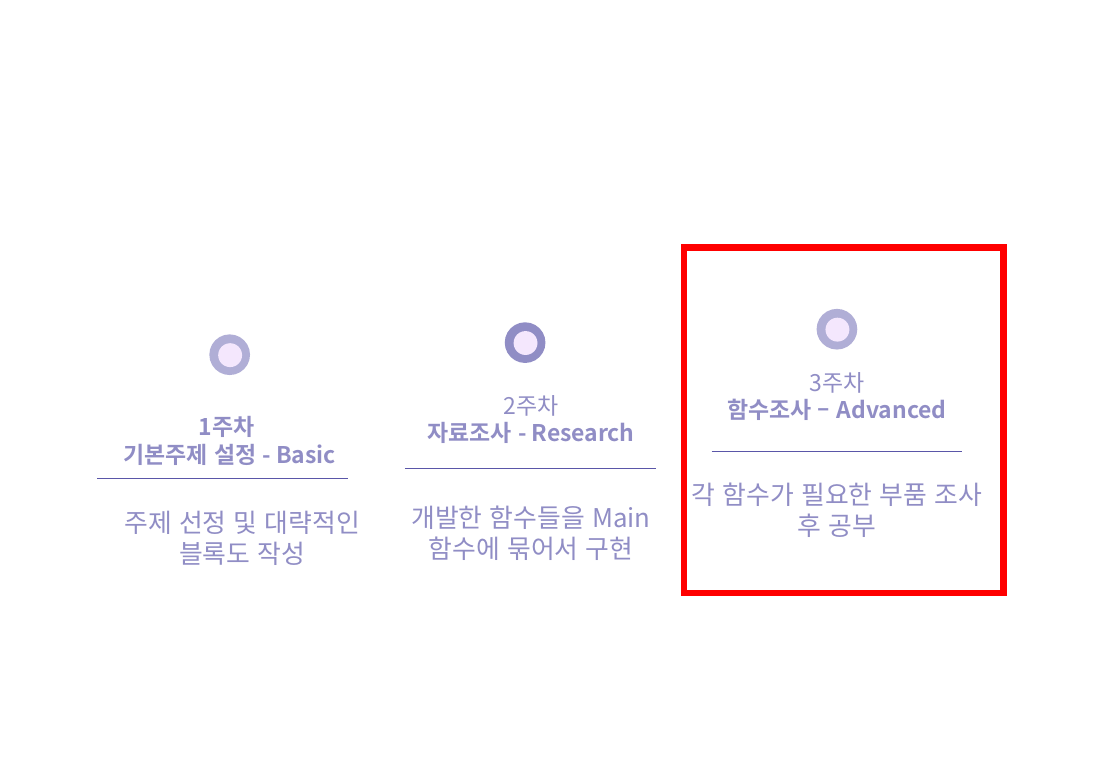
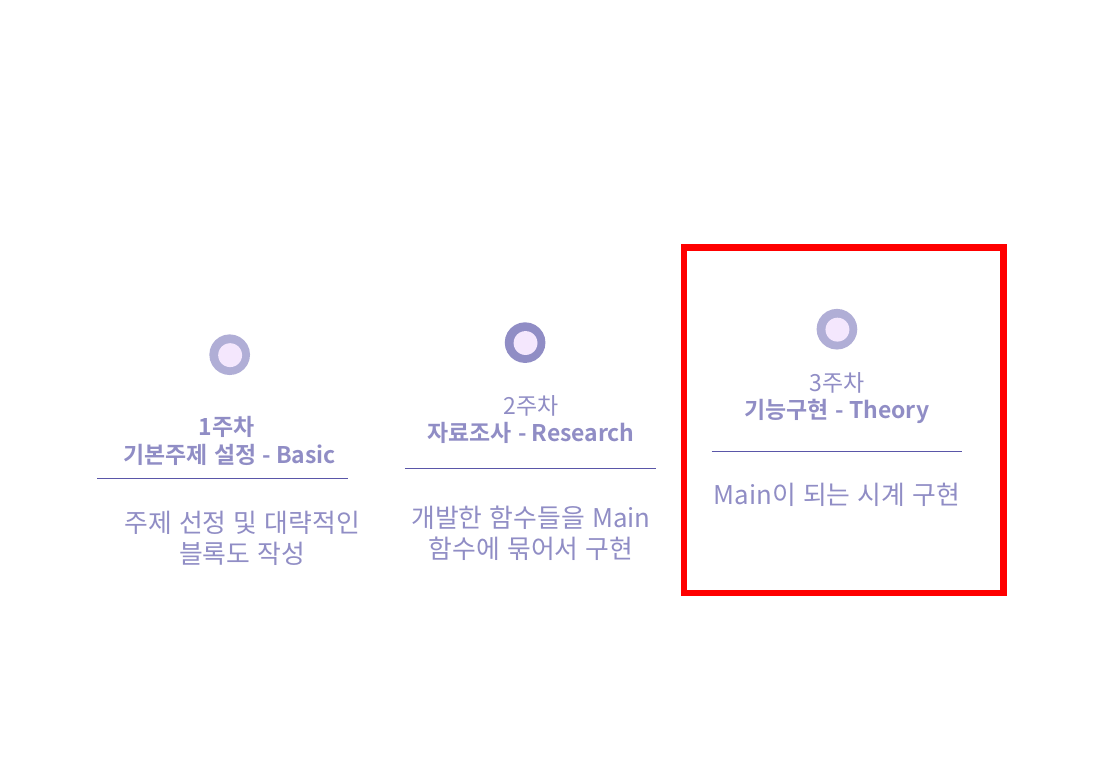
Before and after one commit to SekyuShin/FinalProject_saveFile, a slide deck: slide 16 of VHDL/2주차/18.11.07 - 디시설(김동욱).pptx (slide 10 before the commit). Drawn at 1120x775 pixels with LibreOffice and Linux fonts; fonts in the diff are those of the drawing; background and template pictures are left out. Boxes give left, top, right and bottom in pixels: in the first picture for what was removed or moved away, otherwise in the second. Text is boxed around its words. In the diff, an @@ line names an element or a change of style, - is before the commit and + after.

```diff
--- a/VHDL/2주차/18.11.07 - 디시설(김동욱).pptx
+++ b/VHDL/2주차/18.11.07 - 디시설(김동욱).pptx
@@ text at (714,399,961,506): text changed; size 18 to 16 pt; bold on @@
-함수조사 – Advanced
-각 함수가 필요한 부품 조사 후 공부
+기능구현 - Theory
+Main이 되는 시계 구현
```
Also in this commit, not shown: 7 other slides changed, 6 slides added, 4 slides removed, 7 other files.
